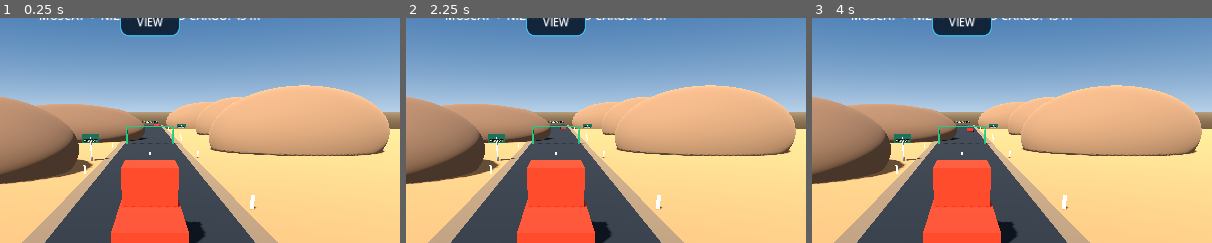
Above: before the commit, frames 1-3 (left to right).
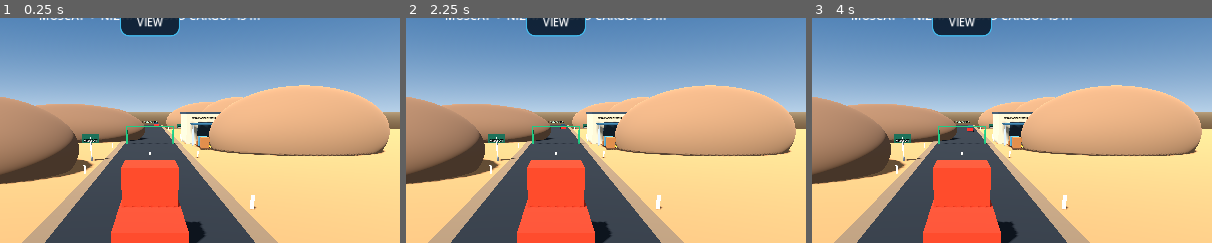
Above: after the commit, the same moments.

Repository: czz495m8zv-code/zayron-simulator
Game: Godot game, scene res://scenes/main/main.tscn
The game is run twice, just before and just after one commit, with the same random seed, the same clock (stepped at 60 frames per second) and the same inputs.
Inputs:
- Up to frame 1 (0.25 s): no input
- Up to frame 2 (2.25 s): click "RESTART ROUTE" at 0.5 s; click "RESTART ROUTE" at 1.25 s; click "RESTART ROUTE" at 2 s
- Up to frame 3 (4 s): click "NEXT: PREMIUM BLUE SEMI" at 2.75 s; click "NEXT: PREMIUM BLUE SEMI" at 3.5 s
The pictures show only the part of the screen within x 31-81%, y 5-55%; the shares and areas given below are measured in that part.

The runs differ from the first frame. In frame 1, 1.2% of the frame differs, in the area x 45-56%, y 41-59%; in frame 2, 1.2%; in frame 3, 1.2%.

Commit message:
Add Oman cargo depot and visible loading yard props

Diff:
--- a/scripts/main.gd
+++ b/scripts/main.gd
@@ -51,6 +51,7 @@
 var _passenger_status_label: Label
 var _cargo_status_label: Label
 var _cargo_pickup_done: bool = false
+var _cargo_depot: Node3D
 
 func _ready() -> void:
 	_load_progress()
@@ -62,6 +63,7 @@
 	_build_roadside_signs()
 	_build_traffic_vehicle()
 	_build_mission()
+	_build_cargo_depot()
 	_spawn_vehicle()
 	_build_vehicle_selector()
 	_build_mission_hud()
@@ -85,6 +87,8 @@
 	_cargo_pickup_done = false
 	if is_instance_valid(_cargo_status_label):
 		_cargo_status_label.text = "CARGO STATUS: WAITING FOR LOAD"
+	if is_instance_valid(_cargo_depot):
+		_cargo_depot.visible = not _passenger_mode
 	if is_instance_valid(_passenger_status_label):
 		_passenger_status_label.text = "PASSENGERS ON BOARD: 0"
 	if _passenger_mode or not _cargo_pickup_done:
@@ -268,6 +272,44 @@
 	mesh_instance.material_override = material
 	return mesh_instance
 
+
+func _build_cargo_depot() -> void:
+	_cargo_depot = Node3D.new()
+	_cargo_depot.name = "OmanCargoLoadingDepot"
+	var pickup_z := (8.0 + ROUTE_TARGETS[_selected_route].z) * 0.5
+	_cargo_depot.position = Vector3(10.5, 0.0, pickup_z)
+	add_child(_cargo_depot)
+	var warehouse := _make_box("DepotWarehouse", Vector3(8.0, 5.2, 11.0), Vector3(0.0, 2.6, -7.0), Color(0.72, 0.67, 0.56))
+	_cargo_depot.add_child(warehouse)
+	var roof := _make_box("DepotRoof", Vector3(8.6, 0.28, 11.6), Vector3(0.0, 5.25, -7.0), Color(0.16, 0.22, 0.27))
+	_cargo_depot.add_child(roof)
+	var loading_door := _make_box("LoadingBayDoor", Vector3(4.2, 3.5, 0.16), Vector3(0.0, 1.95, -1.42), Color(0.12, 0.18, 0.21))
+	_cargo_depot.add_child(loading_door)
+	var sign := Label3D.new()
+	sign.name = "DepotSign"
+	sign.text = "OMAN LOGISTICS\\nCARGO LOADING"
+	sign.position = Vector3(0.0, 4.45, -1.28)
+	sign.font_size = 30
+	sign.pixel_size = 0.012
+	sign.modulate = Color(0.95, 0.9, 0.72)
+	sign.billboard = BaseMaterial3D.BILLBOARD_ENABLED
+	_cargo_depot.add_child(sign)
+	for x in [-3.3, 3.3]:
+		var pillar := _make_box("DepotCanopyPillar", Vector3(0.25, 3.5, 0.25), Vector3(x, 1.75, 2.0), Color(0.62, 0.65, 0.67))
+		_cargo_depot.add_child(pillar)
+	var canopy := _make_box("LoadingCanopy", Vector3(7.2, 0.22, 4.0), Vector3(0.0, 3.55, 2.0), Color(0.12, 0.28, 0.36))
+	_cargo_depot.add_child(canopy)
+	for pallet_index in range(3):
+		var pallet_z := 3.0 + float(pallet_index) * 1.8
+		var pallet := _make_box("CargoPallet_%d" % pallet_index, Vector3(1.55, 0.16, 1.35), Vector3(-2.1, 0.18, pallet_z), Color(0.36, 0.22, 0.12))
+		_cargo_depot.add_child(pallet)
+		for layer_index in range(2):
+			var crate_color := Color(0.62, 0.38, 0.18) if pallet_index != 1 else Color(0.25, 0.48, 0.56)
+			var crate := _make_box("CargoCrate_%d_%d" % [pallet_index, layer_index], Vector3(1.3, 0.72, 1.12), Vector3(-2.1, 0.62 + float(layer_index) * 0.74, pallet_z), crate_color)
+			_cargo_depot.add_child(crate)
+	var loading_marker := _make_box("DepotLoadingMarker", Vector3(5.5, 0.025, 2.2), Vector3(0.0, 0.07, 3.1), Color(0.9, 0.65, 0.12))
+	_cargo_depot.add_child(loading_marker)
+
 func _build_mission() -> void:
 	_checkpoint_area = Area3D.new()
 	_checkpoint_area.name = "DeliveryCheckpoint"
@@ -454,6 +496,8 @@
 		_cargo_pickup_done = true
 		if is_instance_valid(_cargo_status_label):
 			_cargo_status_label.text = "CARGO LOADED: " + CARGO_NAMES[_selected_cargo]
+		if is_instance_valid(_cargo_depot):
+			_cargo_depot.visible = false
 		_mission_target = ROUTE_TARGETS[_selected_route]
 		if is_instance_valid(_checkpoint_area):
 			_checkpoint_area.position = _mission_target
